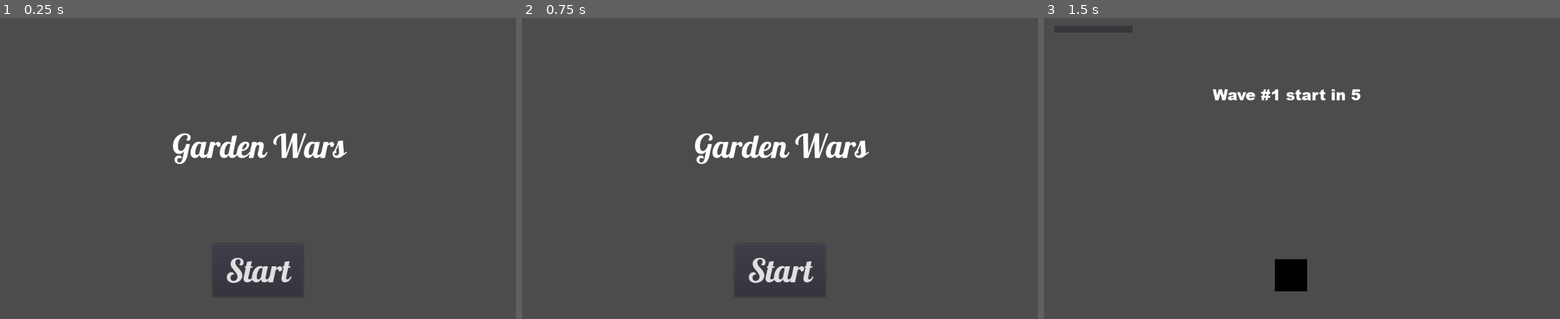
Above: before the commit, frames 1-3 (left to right).
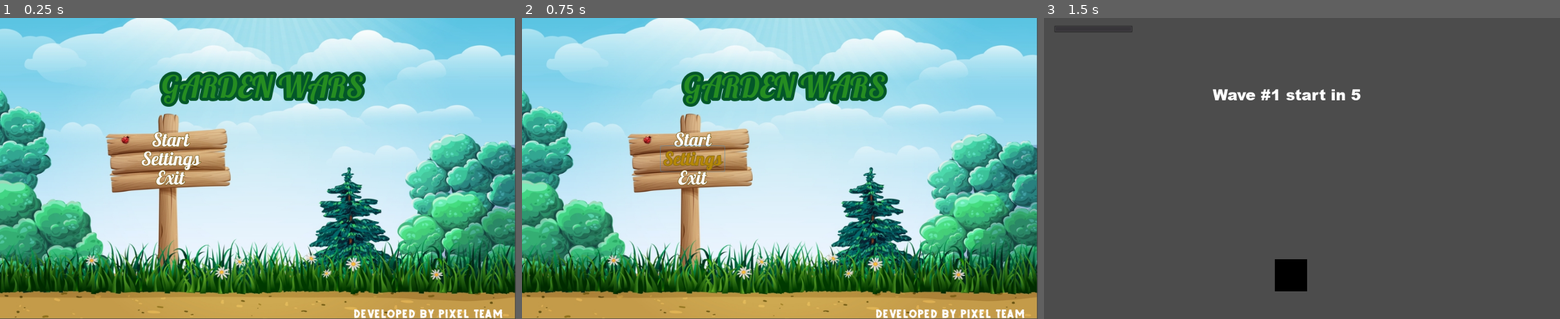
Above: after the commit, the same moments.

Repository: am-camila/Garden-Wars
Game: Godot game, scene res://models/Main/Main.tscn
Two runs of this game, one before a commit and one after it. Both use one fixed random seed, a clock stepped at 60 frames per second and the inputs below.
Inputs (mouse positions are in pixels of both pictures, inside the frame that each line leads up to):
- Up to frame 1 (0.25 s): no input
- Up to frame 2 (0.75 s): click (692, 159) at 0.5 s, where only the run after the commit has a clickable "Settings"
- Up to frame 3 (1.5 s): click "Start" at 1.25 s

The runs differ from the first frame. In frame 1, 100% of the frame differs, in the area x 0-100%, y 0-100%; in frame 2, 100%; in frame 3, nothing differs.

Commit message:
agrego nuevo menu de inicio de juego

Diff:
--- a/src/models/Hud/HUD.gd
+++ b/src/models/Hud/HUD.gd
@@ -6,16 +6,16 @@
 	$HubTheme.play()
 
 func show_message(text):
-	$Message.text = text
-	$Message.show()
+	$Title.text = text
+	$Title.show()
 	#$MessageTimer.start()
 
 
 func show_game_over():
 	show_message("Game Over")
 	yield($MessageTimer, "timeout")
-	$Message.text = "Garden Wars"
-	$Message.show()
+	$Title.text = "Garden Wars"
+	$Title.show()
 	yield(get_tree().create_timer(1),"timeout")
 	$StartButton.show()
 
@@ -24,9 +24,17 @@
 
 func _on_StartButton_pressed():
 	$HubTheme.stop()
-	$StartButton.hide()
+	$VBoxContainer/StartButton.hide()
+	$VBoxContainer/ExitButton.hide()
+	$VBoxContainer/SettingsButton.hide()
+	$MarginContainer/Footer.hide()
+	$Background.hide()
 	emit_signal("start_game")
-	$Message.hide()
+	$Title.hide()
 
 func _on_MessageTimer_timeout():
-	$Message.hide()
+	$Title.hide()
+
+
+func _on_ExitButton_pressed():
+	get_tree().quit()
--- a/src/models/Hud/HUD.tscn
+++ b/src/models/Hud/HUD.tscn
@@ -1,44 +1,52 @@
-[gd_scene load_steps=5 format=2]
+[gd_scene load_steps=11 format=2]
 
 [ext_resource path="res://models/Hud/HUD.gd" type="Script" id=1]
 [ext_resource path="res://fonts/Lobster-Regular.ttf" type="DynamicFontData" id=2]
 [ext_resource path="res://assets/songs/Menu_music_theme.ogg" type="AudioStream" id=3]
+[ext_resource path="res://assets/img/menu.jpg" type="Texture" id=4]
+[ext_resource path="res://fonts/Debug.otf" type="DynamicFontData" id=5]
 
 [sub_resource type="DynamicFont" id=1]
-size = 64
+size = 37
+outline_size = 1
+outline_color = Color( 0.486275, 0.384314, 0.113725, 1 )
+font_data = ExtResource( 2 )
+
+[sub_resource type="DynamicFont" id=4]
+size = 60
+outline_size = 6
+outline_color = Color( 0.0156863, 0.341176, 0.164706, 1 )
+font_data = ExtResource( 2 )
+
+[sub_resource type="DynamicFont" id=3]
+size = 35
+font_data = ExtResource( 5 )
+
+[sub_resource type="DynamicFont" id=5]
+size = 37
+outline_size = 1
+outline_color = Color( 0.486275, 0.384314, 0.113725, 1 )
+font_data = ExtResource( 2 )
+
+[sub_resource type="DynamicFont" id=2]
+size = 37
+outline_size = 1
+outline_color = Color( 0.486275, 0.384314, 0.113725, 1 )
 font_data = ExtResource( 2 )
 
 [node name="HUD" type="CanvasLayer"]
 script = ExtResource( 1 )
 
+[node name="Background" type="Sprite" parent="."]
+position = Vector2( 0, -17 )
+scale = Vector2( 1.022, 0.923538 )
+texture = ExtResource( 4 )
+centered = false
+
 [node name="ScoreLabel" type="Label" parent="."]
 margin_right = 40.0
 margin_bottom = 14.0
 custom_fonts/font = SubResource( 1 )
-
-[node name="Message" type="Label" parent="."]
-anchor_left = 0.5
-anchor_top = 0.5
-anchor_right = 0.5
-anchor_bottom = 0.5
-margin_left = -170.0
-margin_top = -85.0
-margin_right = 175.0
-margin_bottom = -3.0
-custom_fonts/font = SubResource( 1 )
-text = "Garden Wars"
-
-[node name="StartButton" type="Button" parent="."]
-anchor_left = 0.5
-anchor_top = 1.0
-anchor_right = 0.5
-anchor_bottom = 1.0
-margin_left = -90.0
-margin_top = -150.0
-margin_right = 90.0
-margin_bottom = -44.0
-custom_fonts/font = SubResource( 1 )
-text = "Start"
 
 [node name="MessageTimer" type="Timer" parent="."]
 
@@ -46,5 +54,68 @@
 stream = ExtResource( 3 )
 autoplay = true
 
-[connection signal="pressed" from="StartButton" to="." method="_on_StartButton_pressed"]
+[node name="Title" type="Label" parent="."]
+margin_left = 321.0
+margin_top = 99.0
+margin_right = 721.0
+margin_bottom = 174.0
+custom_colors/font_color = Color( 0.14902, 0.556863, 0.133333, 1 )
+custom_fonts/font = SubResource( 4 )
+text = "GARDEN WARS"
+
+[node name="MarginContainer" type="MarginContainer" parent="."]
+anchor_top = 1.0
+anchor_right = 1.0
+anchor_bottom = 1.0
+margin_top = -27.0
+margin_right = -26.0
+
+[node name="Footer" type="Label" parent="MarginContainer"]
+margin_right = 998.0
+margin_bottom = 32.0
+custom_fonts/font = SubResource( 3 )
+text = "Developed by Pixel Team"
+align = 2
+
+[node name="VBoxContainer" type="VBoxContainer" parent="."]
+margin_left = 274.0
+margin_top = 216.0
+margin_right = 403.0
+margin_bottom = 383.0
+custom_constants/separation = -15
+
+[node name="StartButton" type="Button" parent="VBoxContainer"]
+margin_right = 129.0
+margin_bottom = 53.0
+custom_colors/font_color = Color( 1, 1, 1, 1 )
+custom_colors/font_color_hover = Color( 0.713726, 0.533333, 0.0352941, 1 )
+custom_fonts/font = SubResource( 1 )
+text = "Start"
+flat = true
+icon_align = 1
+
+[node name="SettingsButton" type="Button" parent="VBoxContainer"]
+margin_top = 38.0
+margin_right = 129.0
+margin_bottom = 91.0
+custom_colors/font_color = Color( 1, 1, 1, 1 )
+custom_colors/font_color_hover = Color( 0.713726, 0.533333, 0.0352941, 1 )
+custom_fonts/font = SubResource( 5 )
+text = "Settings"
+flat = true
+icon_align = 1
+
+[node name="ExitButton" type="Button" parent="VBoxContainer"]
+margin_top = 76.0
+margin_right = 129.0
+margin_bottom = 129.0
+custom_colors/font_color = Color( 1, 1, 1, 1 )
+custom_colors/font_color_hover = Color( 0.713726, 0.533333, 0.0352941, 1 )
+custom_fonts/font = SubResource( 2 )
+text = "Exit"
+flat = true
+icon_align = 1
+
 [connection signal="timeout" from="MessageTimer" to="." method="_on_MessageTimer_timeout"]
+[connection signal="pressed" from="VBoxContainer/StartButton" to="." method="_on_StartButton_pressed"]
+[connection signal="pressed" from="VBoxContainer/ExitButton" to="." method="_on_ExitButton_pressed"]
Binary file added: src/assets/img/menu.jpg
Not shown, added: src/assets/img/menu.jpg.import
Binary file added: src/fonts/Debug.otf
Binary file added: src/fonts/vgasys.fon
